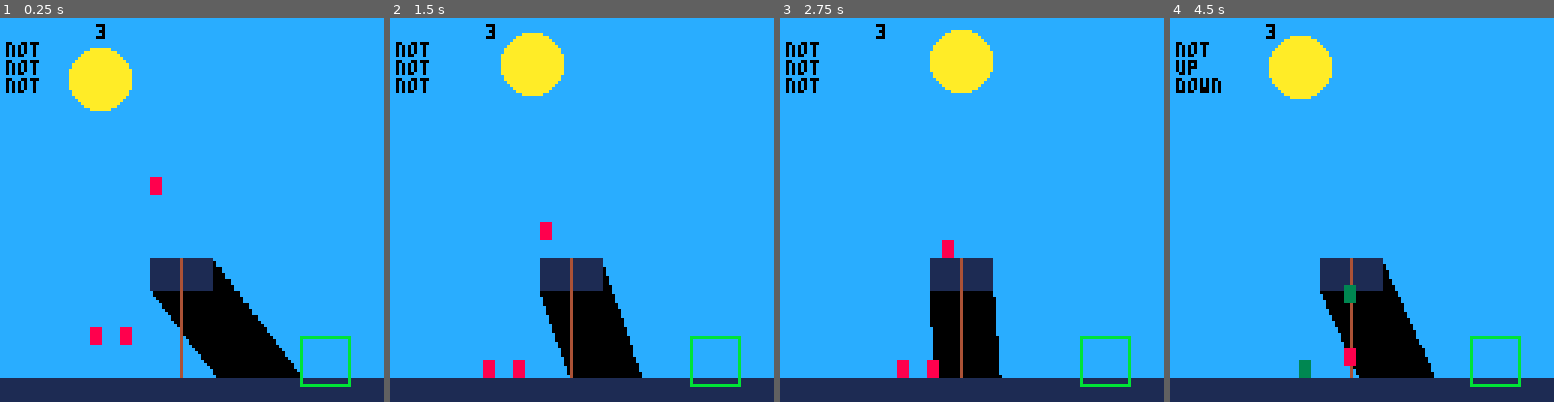
Above: before the commit, frames 1-4 (left to right).
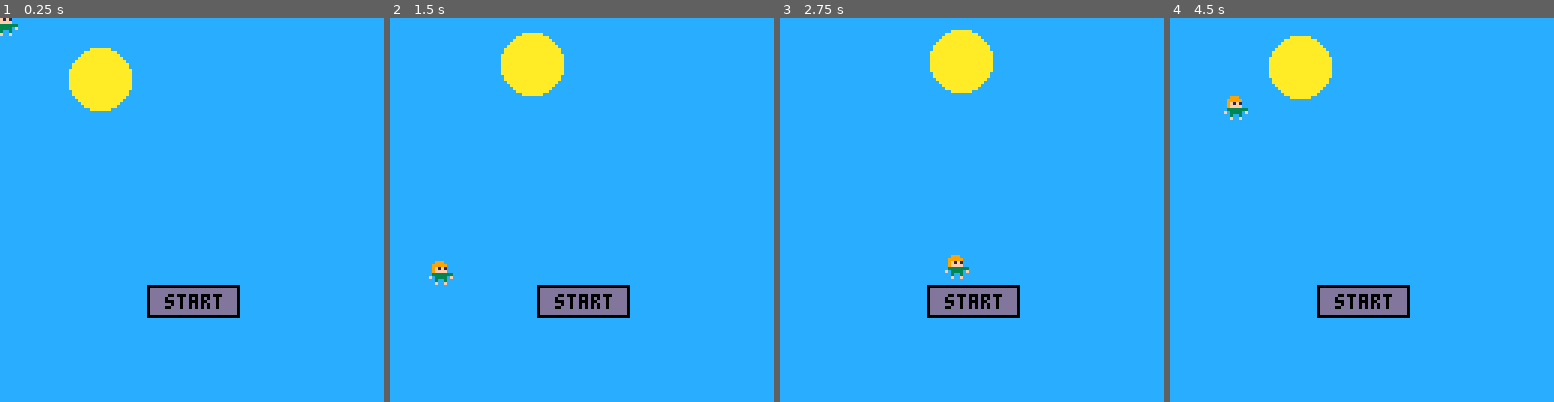
Above: after the commit, the same moments.

Repository: KyleNeubarth/GameStudio2019
Game: PICO-8 cartridge spf.p8
The game is run twice, just before and just after one commit, with the same random seed, the same clock (stepped at 60 frames per second) and the same inputs.
Inputs (mouse positions are in pixels of both pictures, inside the frame that each line leads up to):
- Up to frame 1 (0.25 s): no input
- Up to frame 2 (1.5 s): click (670, 121) at 0.67 s; click (436, 267) at 1.22 s
- Up to frame 3 (2.75 s): click (887, 114) at 1.77 s; click (952, 259) at 2.32 s
- Up to frame 4 (4.5 s): click (1404, 106) at 2.87 s; click (1465, 256) at 3.42 s; click (1231, 102) at 3.97 s

The runs differ from the first frame. In frame 1, 14% of the frame differs, in the area x 0-100%, y 0-100%; in frame 2, 14%; in frame 3, 13%; in frame 4, 14%.

Commit message:
now it works

Diff:
--- a/spf.p8
+++ b/spf.p8
@@ -7,6 +7,7 @@
 sunangle = .25
 mousex = 0
 mousey = 0
+mouseval = 0
 
 //loaded objects
 numrects = 0
@@ -17,38 +18,58 @@
 rects = {}
 lemmings = {}
 ladders = {}
+numbuttons = 0
+enablebuttons = true
+buttons = {}
 
 //level stuff
-numlevels = 0
+numlevels = -1
 levels = {}
 activelevel = 0
+uistate = "menu"
+
+wintimer = 0
+
 lemmingsalive = 0
 lemmingsneeded = 0
 lemmingswon = 0
 winzone = {0,0}
 //lemming width, height, velocity
-lemmingw = 3
-lemmingh = 5
+lemmingw = 8
+lemmingh = 7
 lemmingv = .2
 
 function _init()
 	//enable mouse tracking
 	poke(0x5f2d, 1)
+	addlevel(1,1, {-100,-100}, { {-10,1} })
+
+	//
 	addlevel(3,3, {100,106} , { {30,100},{40,100},{50,50} } )
 	addlevelrect(50,80,20,10)
 	addlevelrect(0,120,128,128)
-	loadlevel(1)
-
-	addladder(60,80,39)
+	addlevelladder(60,80,39)
+
+	loadassets(0)
+	addbutton(64,94,30,10,"start","start",true)
+
 end
 
 function _update()
 	mousex = stat(32)
 	mousey = stat(33)
+	mouseval = stat(34)
 
 	updatesun()
-	updatelemmings()
-	lemmingtriggers()
+
+	if uistate == "play" then
+		updatelemmings()
+		lemmingtriggers()
+	else if enablebuttons then
+		buttonstuff()
+		//what?
+		end
+	end
 end
 
 function _draw()
@@ -64,19 +85,64 @@
 	drawsun()
 	color(11)
 	rect(winzone[1],winzone[2],winzone[1]+16,winzone[2]+16)
-	color(0)
-	print(lemmings[1].climbing,2,8)
-	print(lemmings[2].climbing,2,14)
-	print(lemmings[3].climbing,2,20)
-	print(numlemmings,32,2)
-	if lemmingswon >= lemmingsneeded then
-		color(10)
-		print("level complete!",64,64)
-	end
+
+	drawbuttons()
+
+	if uistate == "load" then
+		circtransition()
+		if circtimer == 50 then
+			clearbuttons()
+			if activelevel > 0 then
+				loadassets(activelevel)
+			else
+				reset()
+				addbutton(30,64,30,10,"start","start",true)
+			end
+		end
+		if circtimer > 110 then
+			//uistate = "play"
+			circtimer = 0
+			if activelevel > 0 then
+				uistate = "play"
+			else
+				uistate = "menu"
+				enablebuttons = true
+			end
+		end
+	end
+	if uistate == "play" then
+		//color(0)
+		//print("wow this level is fun",2,8)
+		if lemmingsneeded > lemmingswon + lemmingsalive then
+			if wintimer > 30 then
+				lose()
+				wintimer = 0
+			else
+				wintimer += 1
+			end
+		end
+		if lemmingsneeded <= lemmingswon then
+			if wintimer > 30 then
+				win()
+				wintimer = 0
+			else
+				wintimer += 1
+			end
+		end
+		if lemmingswon >= lemmingsneeded then
+			color(10)
+			print("level complete!",64,64)
+		end
+	end
+	if uistate == "win" then
+		popup()
+	end
+	if uistate == "lose" then
+		popup()
+	end
+	spr(0,mousex-2,mousey-2)
 end
 -->8
---draw functions
-
 function drawsun()
 	color(10)
 	circfill(64 + 50*cos(sunangle),44 + 30*sin(sunangle),10)
@@ -110,7 +176,9 @@
 	end
 end
 function detectshade()
-
+	if uistate != "play" then
+		return
+	end
 	for k=1,numlemmings do
 		if lemmings[k].dead == false then
 
@@ -137,18 +205,43 @@
 	end
 end
 function drawlemmings()
+
+//syntax: sprite(pixelpos,x,y,numframes, numtilesx, numtilesy)
+
 	for k=1,numlemmings do
+		//lemming is dead
 		if lemmings[k].dead == true then
-		color(3)
-		//sprite(x,y,animpos+anim)
+
+			//falling to ash
+
+			if(lemmings[k].deathcounter == 13) then
+
+				spr(12,lemmings[k].x, lemmings[k].y)
+			else
+				sprite(9,flr(lemmings[k].walkcounter/3),lemmings[k].x, lemmings[k].y)
+	 		lemmings[k].deathcounter = 4*3
+				lemmings[k].deathcounter += 1
+			end
+		//lemming is not dead
 		else
+
+			//lemming is in the sun
 			if lemmings[k].exposure > 0 then
-				color(8)
-			else
-				color(11)
-			end
-		end
-		rectfill(lemmings[k].x,lemmings[k].y,lemmings[k].x+lemmingw,lemmings[k].y+lemmingh)
+				//blinking
+				sprite(3,flr(lemmings[k].walkcounter/6),lemmings[k].x, lemmings[k].y)
+				lemmings[k].walkcounter %= 6*3
+				lemmings[k].walkcounter += 1
+
+			//lemming is safe
+			else
+
+				//walking
+				sprite(0,flr(lemmings[k].walkcounter/3),lemmings[k].x, lemmings[k].y)
+				lemmings[k].walkcounter %= 3*3
+				lemmings[k].walkcounter += 1
+
+			end
+		end
 	end
 end
 -->8
@@ -164,7 +257,9 @@
 	for i=1,numlemmings do
 
 		//ladder movement
-
+		if lemmings[i].dead == true and lemmings[i].climbing == "up" then
+			lemmings[i].climbing = "down"
+		end
 		ny = (lemmings[i].dead) and .4 or .2
 		if lemmings[i].climbing == "up" then
 			ny *= -1
@@ -287,6 +382,10 @@
 			if l.y >= winzone[2] and l.y+lemmingh <= winzone[2]+16 then
 				lemmingsalive-=1
 				lemmingswon+=1
+
+				//print jumping animation
+				//sprite(l.x, l.y-16,16,16, )
+
 				removelemming(i)
 				i-=1
 			end
@@ -304,6 +403,126 @@
 		lemmings[i] = lemmings[numlemmings]
 	end
 	numlemmings-=1
+end
+
+
+-->8
+--utility
+
+function hcenter(s)
+  return 64-#s*2
+end
+
+function coordtoangle(ax,ay)
+	return atan2(ax-64,ay-64)
+end
+function reset()
+	sunangle = .25
+
+	numrects = 0
+	numlines = 0
+	numlemmings = 0
+	numladders = 0
+	lines = {}
+	rects = {}
+	lemmings = {}
+	ladders = {}
+
+	//level stuff
+	lemmingsalive = 0
+	lemmingsneeded = 0
+	lemmingswon = 0
+	winzone = {0,0}
+end
+-->8
+--levelsystem
+//# lemmings, # lemmings to complte level
+function addlevel(numl,nums,win,spawns)
+	newlevel = {}
+	//must set rects and lines yourself
+	newlevel.numrects = 0
+	newlevel.numlines = 0
+	newlevel.numladders = 0
+	newlevel.rects = {}
+	newlevel.lines = {}
+	newlevel.ladders = {}
+	newlevel.numlemmings = numl
+	newlevel.spawnpoints = spawns
+	newlevel.numsurvive = nums
+	newlevel.winzone = win
+	numlevels+=1
+	levels[numlevels] = newlevel
+end
+function addlevelrect(x,y,w,h)
+	newrect = {}
+	newrect.x = x
+	newrect.y = y
+	newrect.w = w
+	newrect.h = h
+	levels[numlevels].numrects+=1
+	levels[numlevels].rects[levels[numlevels].numrects] = newrect
+end
+function addlevelladder(x,y,h)
+	newladder = {}
+	newladder.x = x
+	newladder.y = y
+	newladder.h = h
+	levels[numlevels].numladders+=1
+	levels[numlevels].ladders[levels[numlevels].numladders] = newladder
+end
+function loadassets(i)
+	reset()
+	level = levels[i]
+	lemmingsalive = level.numlemmings
+	lemmingsneeded = level.numsurvive
+	winzone = level.winzone
+	for j=1,level.numrects do
+		r=level.rects[j]
+		addrect(r.x,r.y,r.w,r.h)
+	end
+	for j=1,level.numlemmings do
+		s = level.spawnpoints[j]
+		addlemming(s[1],s[2])
+	end
+	for j=1,level.numladders do
+		l = level.ladders[j]
+		addladder(l.x,l.y,l.h)
+	end
+end
+-->8
+--sprite/drawing stuff
+--[[function sprite(pixelpos,frame,x,y,numtilesx,numtilesy)
+
+	 xcount = 1
+	 ycount = 1
+
+		//loop traverses tiles in x direction
+		while(xcount<=numtilesx)	do
+			//loop traverses tiles in y direction
+			while(ycount<=numtilesy)	do
+				//print pixel tiles at that  position
+				spr(pixelpos+frame,x,y)
+
+				//increment y dir
+				ycount = ycount +1
+				pixelpos = pixelpos + 16
+			end
+
+			//increment x dir
+			xcount=xcount+1
+			pixelpos = pixelpos + 1
+
+		end
+		xcount = 1;
+		ycount = 1;
+		pixelpos = pixelpos+numtilesx
+
+
+end
+]]
+
+function sprite(start, frame, x, y )
+	spr(start+frame, x,y)
 end
 -->8
 --constructors/add functions
@@ -360,86 +580,217 @@
 	lines[numlines] = newline
 end
 -->8
---utility
-
-function coordtoangle(ax,ay)
-	return atan2(ax-64,ay-64)
-end
-//delete if unused
-function round(a)
-	if a%1 <= .5 then
-		a += 1
-	end
-	return flr(a)
-end
-function reset()
-	sunangle = .25
-
-	numrects = 0
-	numlines = 0
-	numlemmings = 0
-	lines = {}
-	rects = {}
-	lemmings = {}
-
-	//level stuff
-	activelevel = 0
-	lemmingsalive = 0
-	lemmingsneeded = 0
-	lemmingswon = 0
-	winzone = {0,0}
-end
--->8
---levelsystem
-//# lemmings, # lemmings to complte level
-function addlevel(numl,nums,win,spawns)
-	newlevel = {}
-	//must set rects and lines yourself
-	newlevel.numrects = 0
-	newlevel.numlines = 0
-	newlevel.rects = {}
-	newlevel.lines = {}
-	newlevel.numlemmings = numl
-	newlevel.spawnpoints = spawns
-	newlevel.numsurvive = nums
-	newlevel.winzone = win
-	numlevels+=1
-	levels[numlevels] = newlevel
-end
-function addlevelrect(x,y,w,h)
-	newrect = {}
-	newrect.x = x
-	newrect.y = y
-	newrect.w = w
-	newrect.h = h
-	levels[numlevels].numrects+=1
-	levels[numlevels].rects[levels[numlevels].numrects] = newrect
-end
-function loadlevel(i)
-	reset()
-	level = levels[i]
-	activelevel = i
-	lemmingsalive = level.numlemmings
-	lemmingsneeded = level.numsurvive
-	winzone = level.winzone
-	for j=1,level.numrects do
-		r=level.rects[j]
-		addrect(r.x,r.y,r.w,r.h)
-	end
-	for j=1,level.numlemmings do
-		s = level.spawnpoints[j]
-		addlemming(s[1],s[2])
-	end
-end
--->8
---sprite/drawing stuff
-function sprite()
-
-end
-…(7 lines of a section not shown)…
+--ui
+timer = 0
+popuptimer = 0
+function popup()
+	popuptimer += .2*(1-popuptimer)
+	timer+=1
+	buttons[1].w = 80*popuptimer
+	buttons[1].x = 64-buttons[1].w/2
+	buttons[1].h = 20*popuptimer
+	buttons[1].y = 64-buttons[1].h/2
+	if popuptimer > .95 then
+		s = (uistate == "win") and "you win!" or "you lose!"
+		buttons[1].text = s
+	end
+	if timer == 50 then
+	 s1 = "menu"
+	 s2 = (uistate == "win") and "next" or "restart"
+		addbutton(44,94,32,10,s1,"tomenu",true)
+		addbutton(84,94,32,10,s2,s2,true)
+	end
+end
+function popupinit()
+	timer = 0
+	popuptimer = 0
+	addbutton(64,64,0,0,"","",false)
+end
+circtimer = 0
+function circtransition()
+	color(0)
+	for i=1,18 do
+		for j=1,18 do
+			size = 0
+			if circtimer <= 50 then
+				size = min((i+j)+circtimer-50,7)
+			else
+				size = max(( (16-i)+(16-j) )+60-circtimer,-1)
+			end
+			circfill(i*8-12,j*8-12,size)
+		end
+	end
+
+	circtimer+=1
+end
+
+function addbutton(x,y,w,h,text,command,can)
+	newbutton = {}
+	newbutton.x = x-w/2
+	newbutton.y = y-h/2
+	newbutton.w = w
+	newbutton.h = h
+	newbutton.text = text
+	newbutton.command = command
+	newbutton.canmouseover = can
+	newbutton.mouseover = false
+	numbuttons+=1
+	buttons[numbuttons] = newbutton
+end
+function drawbuttons()
+	for i=1,numbuttons do
+		b = buttons[i]
+		if (b.mouseover == true) and b.canmouseover then
+		 color(6)
+		else
+			color(13)
+		end
+		rectfill(b.x,b.y,b.x+b.w,b.y+b.h)
+		color(0)
+		rect(b.x,b.y,b.x+b.w,b.y+b.h)
+		print(b.text,hcenter(b.text)-63+b.x+b.w/2,b.y+b.h/2-2)
+	end
+end
+function buttonstuff()
+	for i=1,numbuttons do
+		b = buttons[i]
+		if i > numbuttons then
+			return
+		end
+		if mousex >= b.x and mousex < b.x+b.w then
+			if mousey >= b.y and mousey < b.y+b.h then
+				buttons[i].mouseover = true
+				if mouseval == 1 then
+					//press button!
+					processcommand(b.command)
+					if numbuttons == 0 then
+						return
+					end
+				end
+			else
+				buttons[i].mouseover = false
+			end
+		else
+			buttons[i].mouseover = false
+		end
+	end
+end
+function processcommand(c)
+	if c == "start" then
+		activelevel = 1
+		uistate = "load"
+		enablebuttons = false
+	end
+	if c == "tomenu" then
+		activelevel = 0
+		uistate = "load"
+		enablebuttons = false
+		//addbutton(30,64,30,10,"start","start",true)
+	end
+	if c == "next" then
+		activelevel += 1
+		uistate = "load"
+		enablebuttons = false
+	end
+	if c == "restart" then
+		uistate = "load"
+		enablebuttons = false
+	end
+end
+function lose()
+	uistate = "lose"
+	popupinit()
+	circtimer = 0
+	enablebuttons = true
+end
+function win()
+	uistate = "win"
+	popupinit()
+	circtimer = 0
+	enablebuttons = true
+end
+function clearbuttons()
+	buttons = {}
+	numbuttons = 0
+end
+…(81 lines of a section not shown)…
Not shown, changed: 80 lines of the sprite sheet (__gfx__) section of spf.p8
